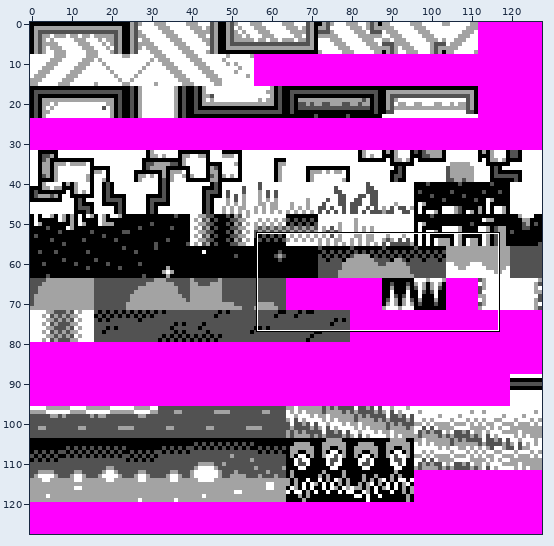
Sprite sheet, stored at data/tiles.bg.png. Above, an overview of the earlier version with the close-up marked.
Close-up. Before the commit:
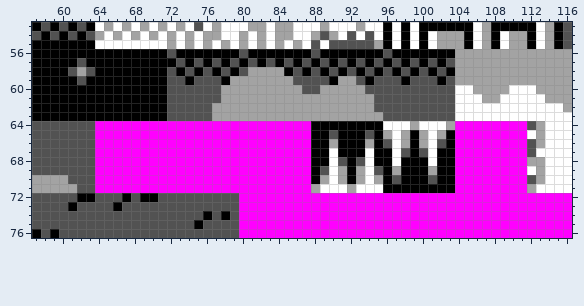
The file is 128x128 pixels. Shown: x 57..116, y 53..76.
Once edited:
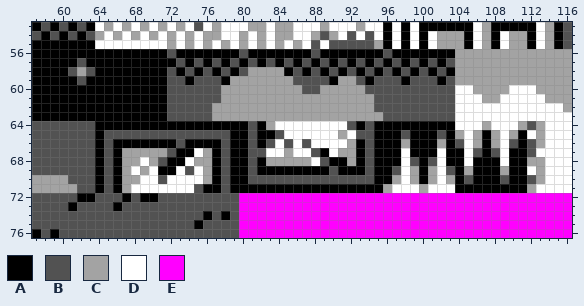
Palette (. is transparent): A #000000  B #525252  C #a3a3a3  D #ffffff  E #ff00ff
The edit:
y 64: x 64..92 EEEEEEEEEEEEEEEEEEEEEEEEAAAAA -> AAAAAAAAAAAAAAAAABACDDDDDDDDB; x 94 A -> B; x 96..111 DDDCDDDCEEEEEEEE -> AAAAAAAADDDCDDDC
y 65: x 64..93 EEEEEEEEEEEEEEEEEEEEEEEEAABAAA -> ABBBBBBBBBBBBBBAABAABDDDDDDCDB; x 96..98 CDC -> AAB; x 100..102 CDC -> AAB; x 104..111 EEEEEEEE -> CDCACDCA
y 66: x 64..92 EEEEEEEEEEEEEEEEEEEEEEEEAACAA -> ABAAAAAAABAAAABAABABDBDBDDDDC; x 94 C -> B; x 96..97 BD -> AA; x 100..102 CDB -> AAC; x 104..111 EEEEEEEE -> BDCACDBA
y 67: x 64..88 EEEEEEEEEEEEEEEEEEEEEEEEA -> ABACCCCCBAADCABAABBDDCDDB; x 91..92 AA -> CC; x 94 D -> B; x 97..98 DB -> AD; x 100..102 BDA -> AAD; x 104..111 EEEEEEEE -> ADBABDAA
y 68: x 64..94 EEEEEEEEEEEEEEEEEEEEEEEEAADBABD -> ABACCDCBAADCCABAABACCCCCDBAACAB; x 97..99 DAA -> ADB; x 101..102 DA -> BD; x 104..111 EEEEEEEE -> ADAAADAA
y 69: x 64..87 EEEEEEEEEEEEEEEEEEEEEEEE -> ABACDCDAADBDCABAABAAAAAA; x 89..91 BDC -> ABA; x 93..95 CDB -> ABA; x 97..99 CAA -> BDC; x 102..111 AAEEEEEEEE -> DBACAAACAA
y 70: x 64..95 EEEEEEEEEEEEEEEEEEEEEEEEACDCACDC -> ABACCDDBDDDDCABAABBBBBBBBBBBBBBA; x 97..99 BAA -> CDC; x 101..111 BAAEEEEEEEE -> CDCABAAABAA
y 71: x 64..111 EEEEEEEEEEEEEEEEEEEEEEEECDDDCDDDAAAAAAAAEEEEEEEE -> ABACDDDDDDDBAABAAAAAAAAAAAAAAAAACDDDCDDDAAAAAAAA
Changed places in both close-ups, as pixel boxes (x1, y1, x2, y2):
changed: (95, 121, 527, 193)
